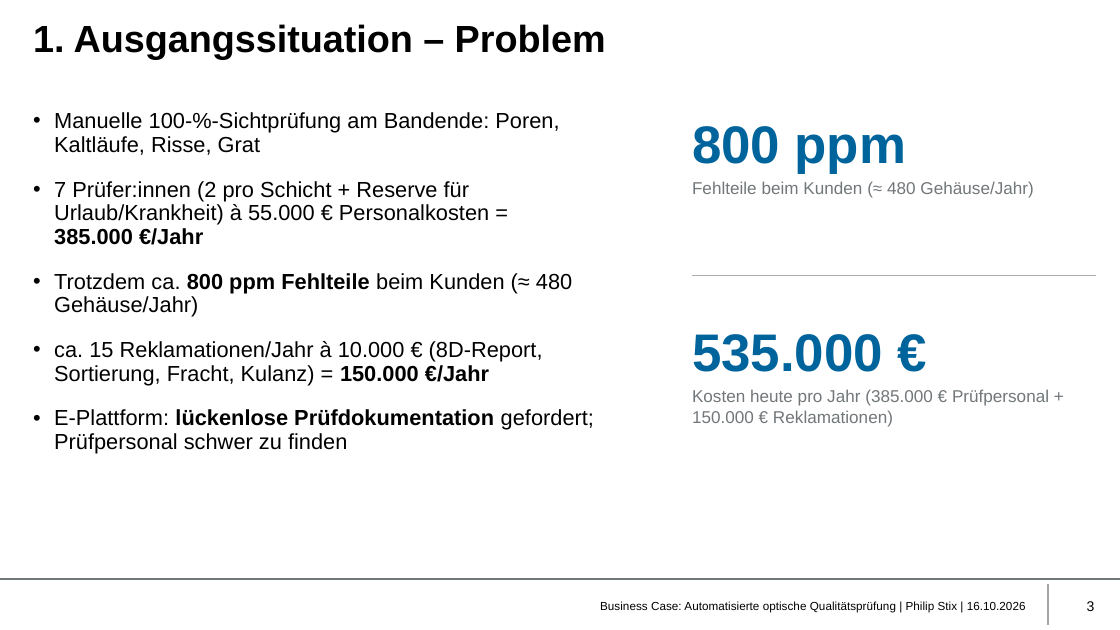
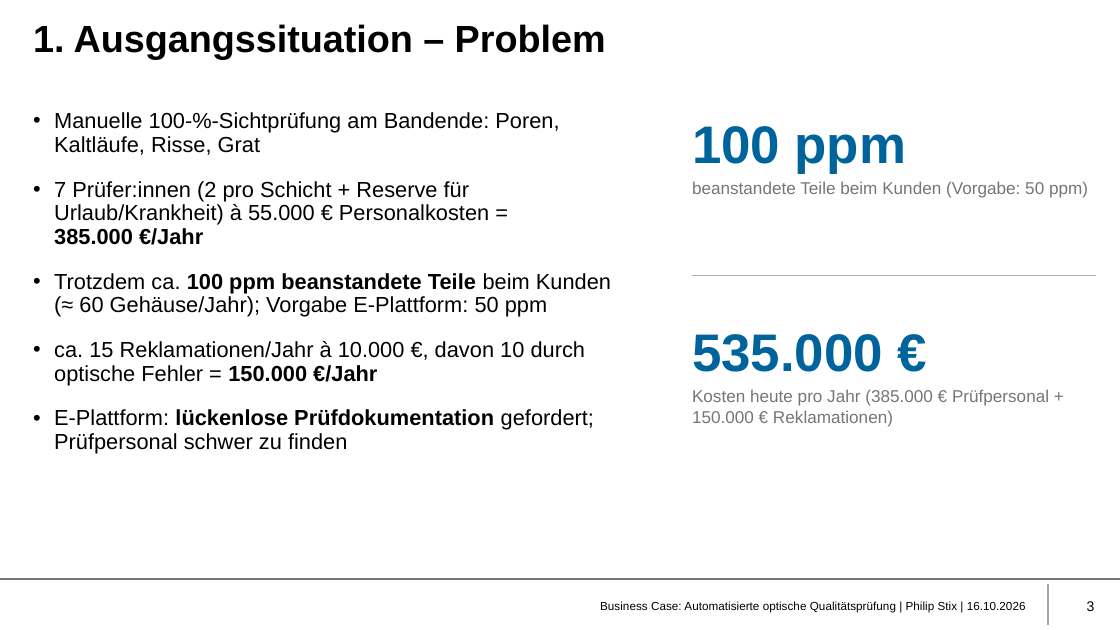
Before and after one commit to philip-stack/MRE3-bGUS, a slide deck: slide 3 of 01 Abgabe/Business Case Qualitätsprüfung - Philip Stix.pptx. Drawn at 1120x630 pixels with LibreOffice and Linux fonts; fonts in the diff are those of the drawing; background and template pictures are left out. Boxes give left, top, right and bottom in pixels: in the first picture for what was removed or moved away, otherwise in the second. Text is boxed around its words. In the diff, an @@ line names an element or a change of style, - is before the commit and + after.

Commit message:
Qualitätskennzahlen überarbeitet: 100 ppm, optische Reklamationen getrennt
Beanstandete Teile beim Kunden 100 statt 800 ppm, Kundenvorgabe 50 ppm. Nur die 10 optisch bedingten von 15 Reklamationen werden durch die Prüfzelle reduziert. Präsentation, Berechnung und README angepasst.

```diff
--- a/01 Abgabe/Business Case Qualitätsprüfung - Philip Stix.pptx
+++ b/01 Abgabe/Business Case Qualitätsprüfung - Philip Stix.pptx
@@ text at (x1=692, y1=126, x2=907, y2=173): text changed @@
-800 ppm
+100 ppm
@@ text at (x1=692, y1=181, x2=1088, y2=198): text changed @@
-Fehlteile beim Kunden (≈ 480 Gehäuse/Jahr)
+beanstandete Teile beim Kunden (Vorgabe: 50 ppm)
@@ text at (x1=54, y1=273, x2=611, y2=385): text changed @@
-• Trotzdem ca. 800 ppm Fehlteile beim Kunden (≈ 480 Gehäuse/Jahr)
-• ca. 15 Reklamationen/Jahr à 10.000 € (8D-Report, Sortierung, Fracht, Kulanz) = 150.000 €/Jahr
+• Trotzdem ca. 100 ppm beanstandete Teile beim Kunden (≈ 60 Gehäuse/Jahr); Vorgabe E-Plattform: 50 ppm
+• ca. 15 Reklamationen/Jahr à 10.000 €, davon 10 durch optische Fehler = 150.000 €/Jahr
```
Also in this commit, not shown: 6 other slides changed, 2 other files.
